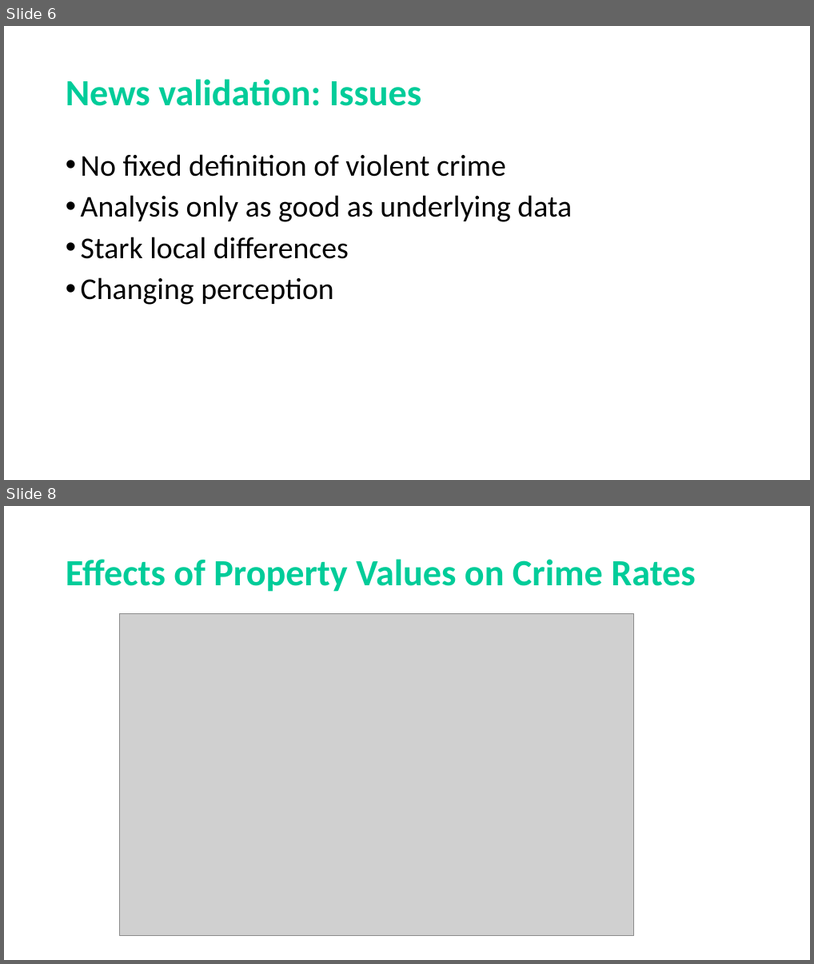
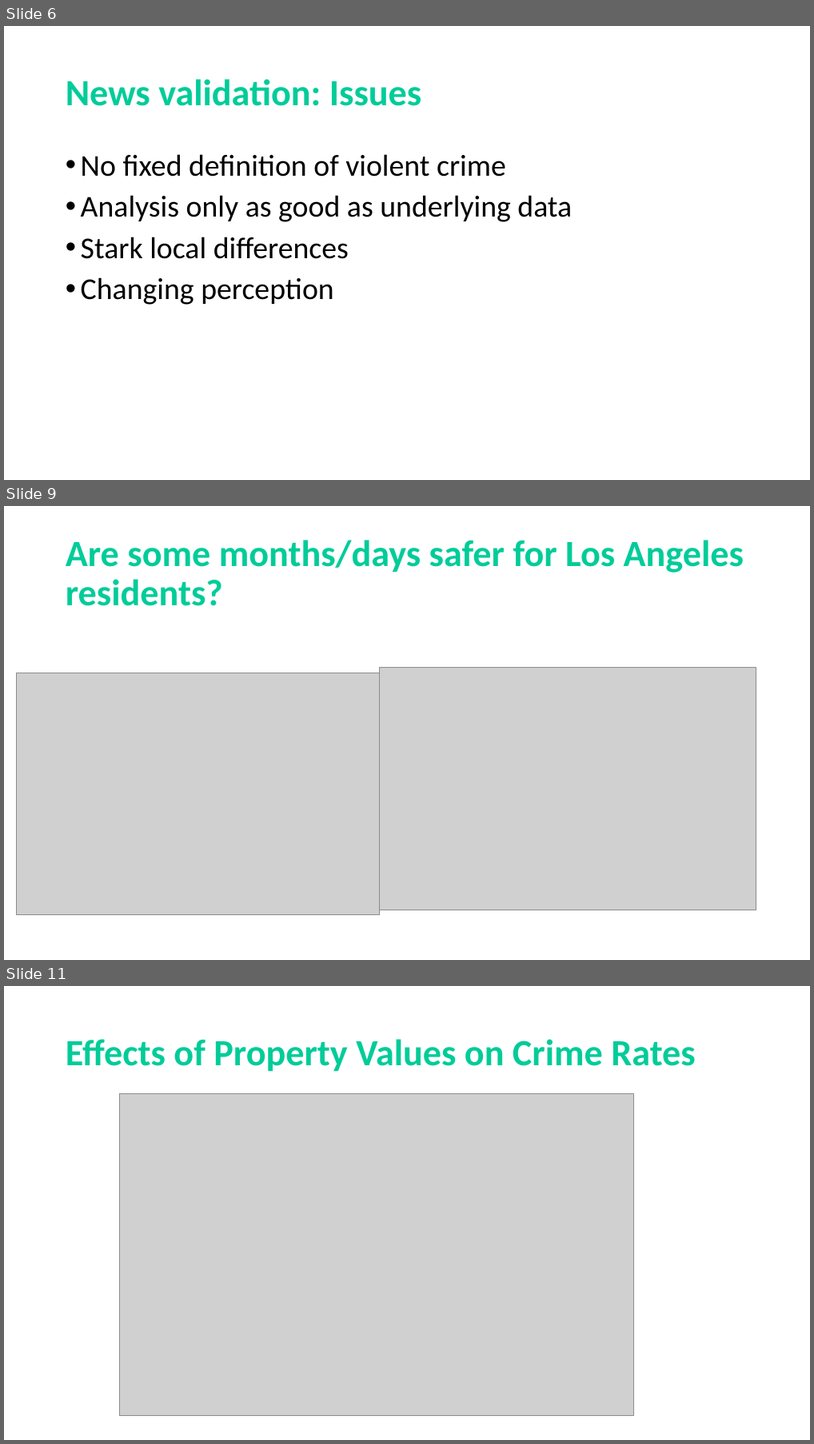
Before and after one commit to frederikdebruyker/Los-Angeles-Crime-Statistics, a slide deck: Presentation Project1 - Los Angeles Crime Statistics.pptx. Shown one above the other, each under a label of ours: slides 6 and 8 before the commit, slides 6, 9 and 11 after it; the slides between them are not shown. The pictures are 814x964 and 814x1444 pixels, drawn with LibreOffice and Linux fonts; fonts in the diff are those of the drawing; grey boxes stand for pictures. Boxes give left, top, right and bottom in pixels: in the first picture for what was removed or moved away, otherwise in the second. Text is boxed around its words. In the diff, an @@ line names an element or a change of style, - is before the commit and + after.

```diff
--- a/Presentation Project1 - Los Angeles Crime Statistics.pptx
+++ b/Presentation Project1 - Los Angeles Crime Statistics.pptx
@@ slide 9 added at bbox=[4, 506, 810, 960], background #FFFFFF @@
@@ title added at bbox=[66, 540, 744, 606], 44 pt, text #00CC99, bold @@
+Are some months/days safer for Los Angeles residents?
@@ picture added at bbox=[17, 672, 380, 914] @@
@@ picture added at bbox=[380, 668, 757, 909] @@
@@ what was slide 8 is now slide 11 @@
```
Also in this commit, not shown: 1 slide changed, 2 other slides added.
